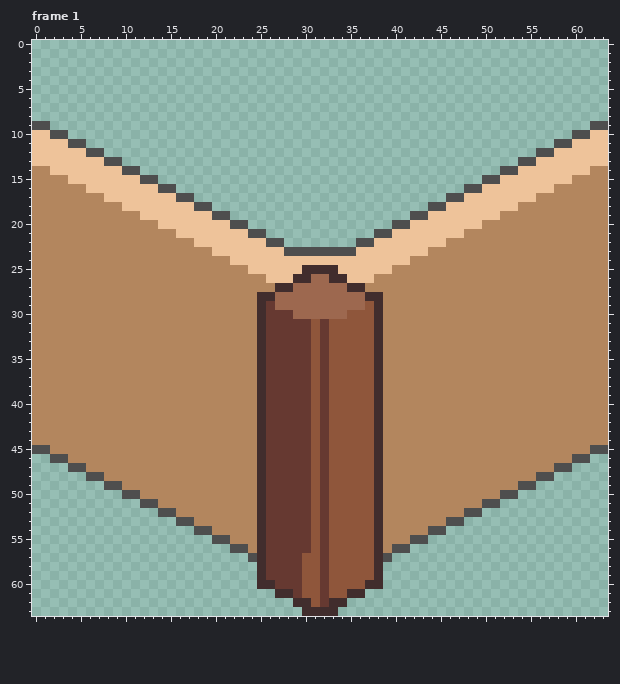
A pixel-art file gets an edit: dot/housechip.aseprite. Above is the file before it was changed.
64x64 pixels, 19 frames. Shown: frame 1. The commit also changed other frames, which this record leaves out.
And afterwards:
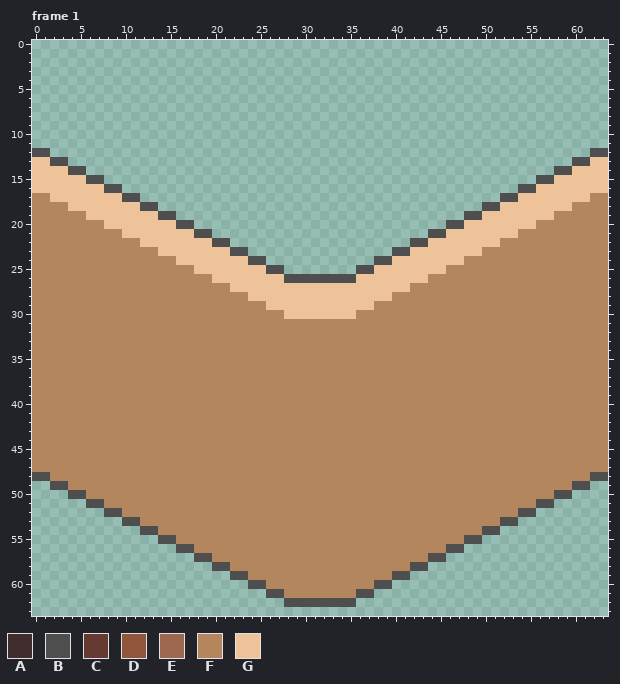
Palette (. is transparent): A #412d2d  B #4e4e4e  C #663931  D #8f563b  E #9d684f  F #b3865e  G #eec39a
Change:
Changed rows in their new state; - is an unchanged pixel.
Frame 1, layers "Layer 2", "Layer 3":
first column x 0:
 9 ..------------------------------------------------------------..
10 ....--------------------------------------------------------....
11 ......----------------------------------------------------......
12 BB......------------------------------------------------......BB
13 --BB......--------------------------------------------......BB--
14 GG--BB......----------------------------------------......BB--GG
15 GGGG--BB......------------------------------------......BB--GGGG
16 GGGGGG--BB......--------------------------------......BB--GGGGGG
17 --GGGGGG--BB......----------------------------......BB--GGGGGG--
18 ----GGGGGG--BB......------------------------......BB--GGGGGG----
19 ------GGGGGG--BB......--------------------......BB--GGGGGG------
20 --------GGGGGG--BB......----------------......BB--GGGGGG--------
21 ----------GGGGGG--BB......------------......BB--GGGGGG----------
22 ------------GGGGGG--BB......--------......BB--GGGGGG------------
23 --------------GGGGGG--BB................BB--GGGGGG--------------
24 ----------------GGGGGG--BB............BB--GGGGGG----------------
25 ------------------GGGGGG--BB........BB--GGGGGG------------------
26 --------------------GGGGGG--BBBBBBBB--GGGGGG--------------------
27 ----------------------GGGGGGGGGGGGGGGGGGGG----------------------
28 ------------------------GGGGGGGGGGGGGGGG------------------------
29 -------------------------FGGGGGGGGGGGGF-------------------------
30 -------------------------FFFGGGGGGGGFFF-------------------------
31 -------------------------FFFFFFFFFFFFFF-------------------------
32 -------------------------FFFFFFFFFFFFFF-------------------------
33 -------------------------FFFFFFFFFFFFFF-------------------------
34 -------------------------FFFFFFFFFFFFFF-------------------------
35 -------------------------FFFFFFFFFFFFFF-------------------------
36 -------------------------FFFFFFFFFFFFFF-------------------------
37 -------------------------FFFFFFFFFFFFFF-------------------------
38 -------------------------FFFFFFFFFFFFFF-------------------------
39 -------------------------FFFFFFFFFFFFFF-------------------------
40 -------------------------FFFFFFFFFFFFFF-------------------------
41 -------------------------FFFFFFFFFFFFFF-------------------------
42 -------------------------FFFFFFFFFFFFFF-------------------------
43 -------------------------FFFFFFFFFFFFFF-------------------------
44 -------------------------FFFFFFFFFFFFFF-------------------------
45 FF-----------------------FFFFFFFFFFFFFF-----------------------FF
46 FFFF---------------------FFFFFFFFFFFFFF---------------------FFFF
47 FFFFFF-------------------FFFFFFFFFFFFFF-------------------FFFFFF
48 BBFFFFFF-----------------FFFFFFFFFFFFFF-----------------FFFFFFBB
49 --BBFFFFFF---------------FFFFFFFFFFFFFF---------------FFFFFFBB--
50 ----BBFFFFFF-------------FFFFFFFFFFFFFF-------------FFFFFFBB----
51 ------BBFFFFFF-----------FFFFFFFFFFFFFF-----------FFFFFFBB------
52 --------BBFFFFFF---------FFFFFFFFFFFFFF---------FFFFFFBB--------
53 ----------BBFFFFFF-------FFFFFFFFFFFFFF-------FFFFFFBB----------
54 ------------BBFFFFFF-----FFFFFFFFFFFFFF-----FFFFFFBB------------
55 --------------BBFFFFFF---FFFFFFFFFFFFFF---FFFFFFBB--------------
56 ----------------BBFFFFFF-FFFFFFFFFFFFFF-FFFFFFBB----------------
57 ------------------BBFFFFFFFFFFFFFFFFFFFFFFFFBB------------------
58 --------------------BBFFFFFFFFFFFFFFFFFFFFBB--------------------
59 ----------------------BBFFFFFFFFFFFFFFFFBB----------------------
60 ------------------------BBFFFFFFFFFFFFBB------------------------
61 --------------------------BBFFFFFFFFBB--------------------------
62 ----------------------------BBBBBBBB----------------------------
63 ------------------------------....------------------------------
Boxes around the changes in both pictures, in picture pixels (x1, y1, x2, y2):
changed: (32, 121, 608, 616)
